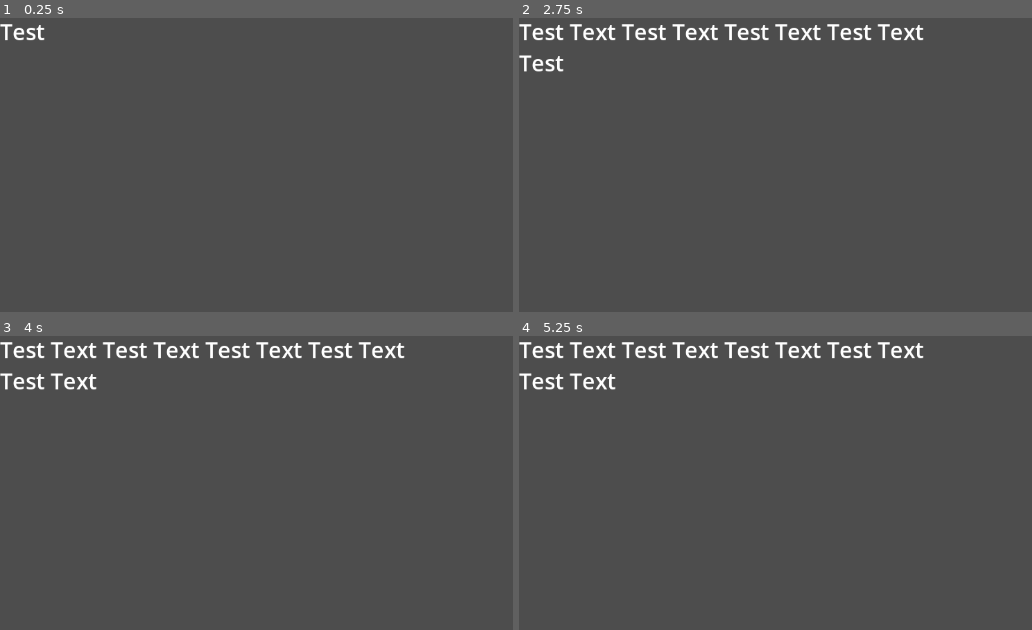
Above: before the commit, frames 1-4 (two rows, left to right).
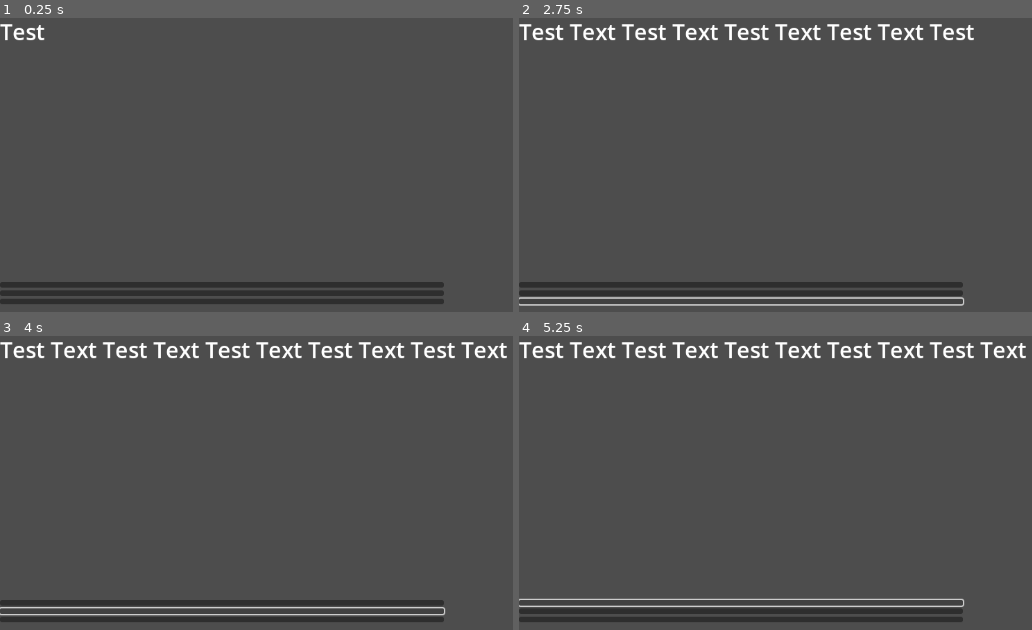
Above: after the commit, the same moments.

Repository: AndreiBondad/brass-game-project
Game: Godot game, scene res://scenes/main_game_scene.tscn
Two runs of this game, one before a commit and one after it. Both use one fixed random seed, a clock stepped at 60 frames per second and the inputs below.
Inputs (mouse positions are in pixels of both pictures, inside the frame that each line leads up to):
- Up to frame 1 (0.25 s): no input
- Up to frame 2 (2.75 s): click (739, 285) at 0.52 s; click (739, 294) at 1.27 s; click (739, 300) at 2.02 s
- Up to frame 3 (4 s): click (220, 603) at 2.77 s; click (220, 612) at 3.52 s
- Up to frame 4 (5.25 s): click (739, 618) at 4.27 s; click (739, 603) at 5.02 s

The runs differ from the first frame. In frame 1, 4.4% of the frame differs, in the area x 0-87%, y 89-98%; in frame 2, 4.6%; in frame 3, 5.0%; in frame 4, 5.0%, in the area x 0-99%, y 2-98%.

Commit message:
Multiple changes
-changed size of main text display
-added text choices boxes/buttons

Diff:
--- a/scenes/main_game_scene.tscn
+++ b/scenes/main_game_scene.tscn
@@ -13,7 +13,7 @@
 
 [node name="MainText" type="RichTextLabel" parent="."]
 layout_mode = 0
-offset_right = 640.0
+offset_right = 1152.0
 offset_bottom = 384.0
 theme_override_font_sizes/normal_font_size = 32
 script = ExtResource("1_it2yt")
@@ -22,4 +22,19 @@
 wait_time = 0.06
 autostart = true
 
+[node name="TextChoices" type="VBoxContainer" parent="."]
+layout_mode = 0
+offset_top = 384.0
+offset_right = 640.0
+offset_bottom = 648.0
+
+[node name="Choice1" type="Button" parent="TextChoices"]
+layout_mode = 2
+
+[node name="Choice2" type="Button" parent="TextChoices"]
+layout_mode = 2
+
+[node name="Choice3" type="Button" parent="TextChoices"]
+layout_mode = 2
+
 [connection signal="timeout" from="MainText/TextTimer" to="MainText" method="_on_timer_timeout"]
